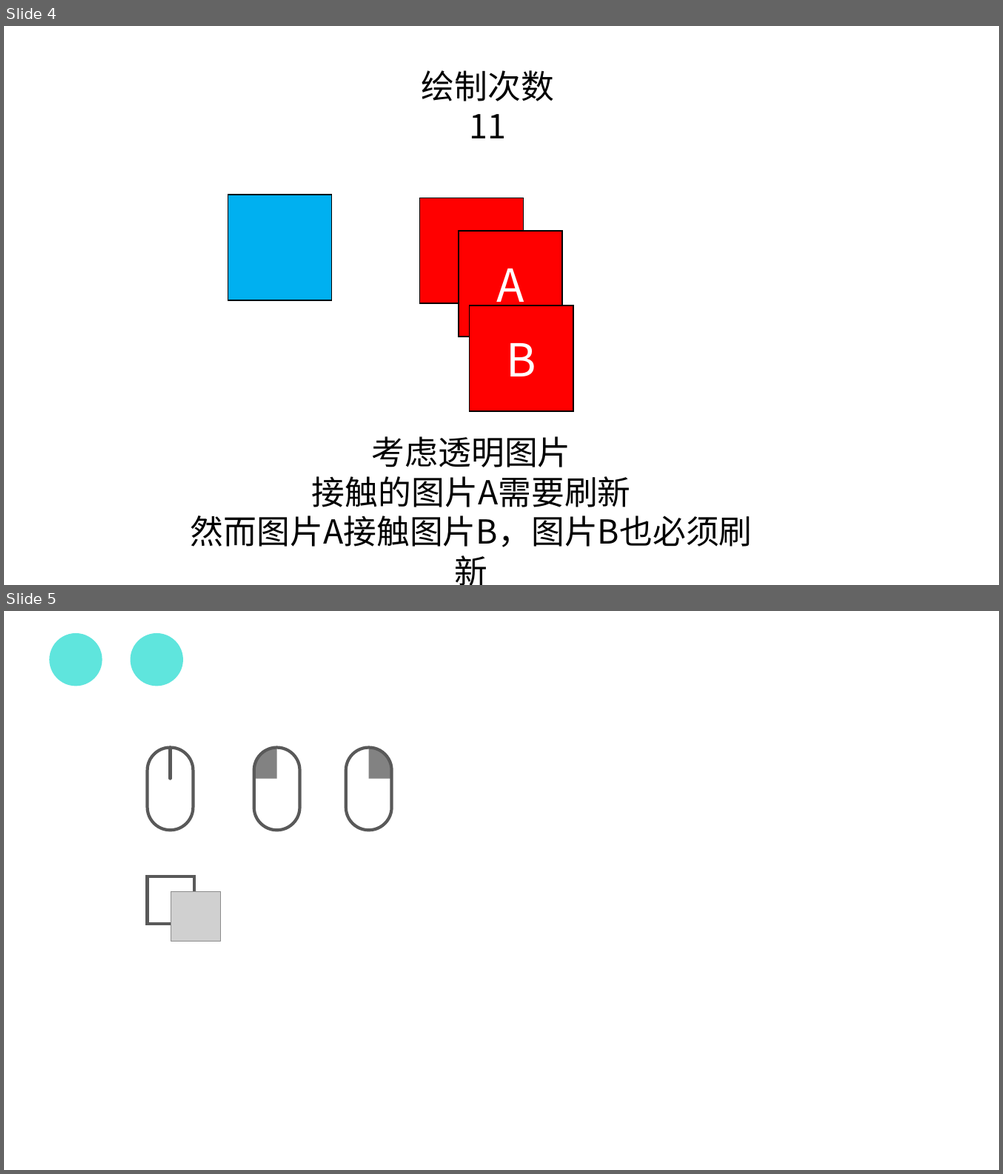
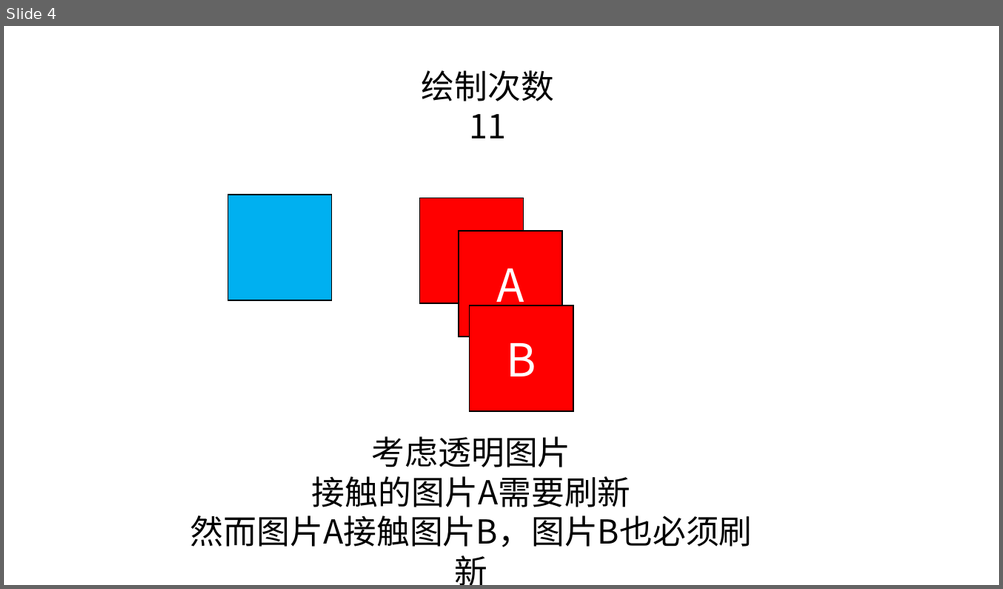
Before and after one commit to buger404/Emerald, a slide deck: UI.pptx. Shown one above the other, each under a label of ours: slides 4 and 5 before the commit, slide 4 after it. The pictures are 1003x1174 and 1003x589 pixels, drawn with LibreOffice and Linux fonts; fonts in the diff are those of the drawing; grey boxes stand for pictures. Boxes give left, top, right and bottom in pixels: in the first picture for what was removed or moved away, otherwise in the second. Text is boxed around its words. In the diff, an @@ line names an element or a change of style, - is before the commit and + after.

```diff
--- a/UI.pptx
+++ b/UI.pptx
@@ slide 5 removed at [4, 611, 999, 1170], background #FFFFFF @@
@@ rounded rectangle removed at [50, 633, 102, 686] @@
@@ rounded rectangle removed at [130, 633, 183, 686] @@
@@ rounded rectangle removed at [148, 748, 193, 830] @@
@@ line removed from (170, 748) to (170, 779) @@
@@ freeform shape removed at [254, 748, 277, 779] @@
@@ rounded rectangle removed at [254, 748, 299, 830] @@
@@ rounded rectangle removed at [346, 748, 391, 830] @@
@@ freeform shape removed at [369, 748, 392, 779] @@
@@ rounded rectangle removed at [148, 877, 194, 924] @@
@@ picture removed at [171, 891, 221, 942] @@
```
Also in this commit, not shown: 1 slide added, 18 other files.
